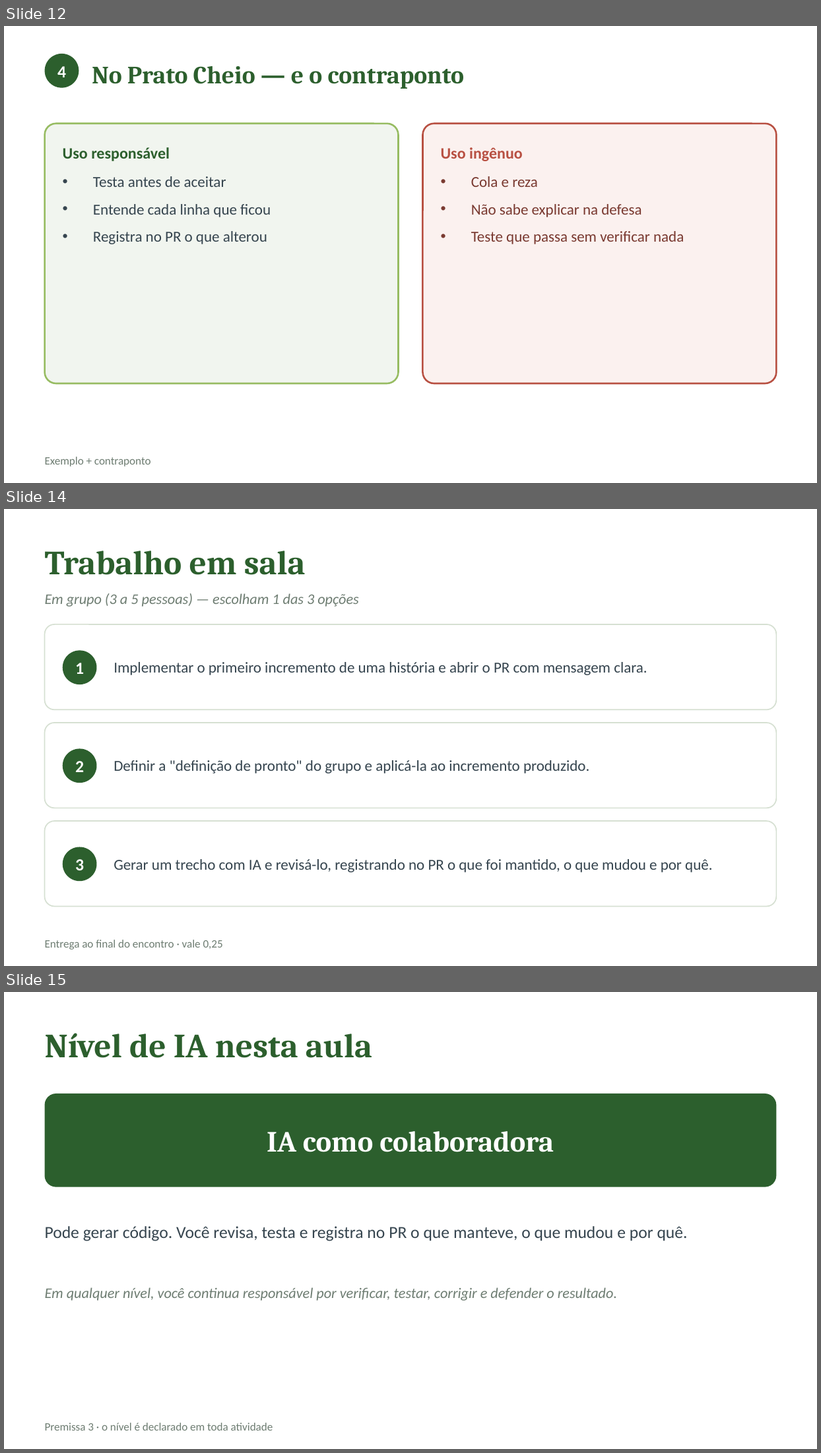
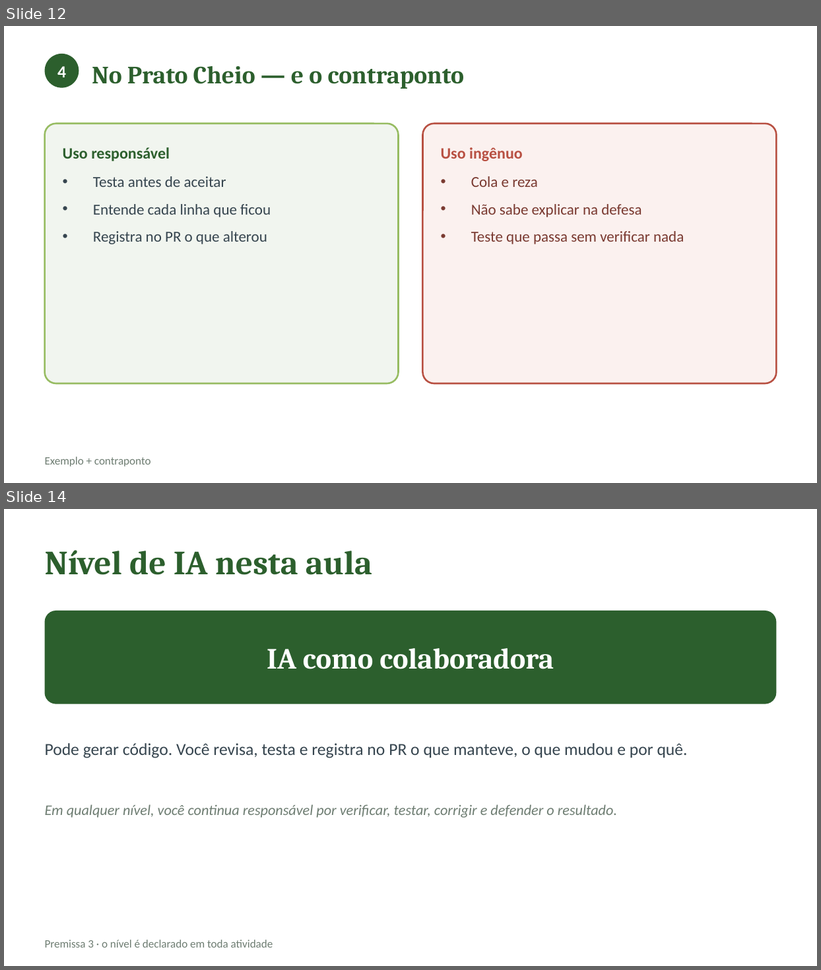
Before and after one commit to CatolicaSC-EngSoft/g1126-analise-projeto-desenvolvimento-agil-alunos, a slide deck: slides/aula-11-construcao-incremental.pptx. Shown one above the other, each under a label of ours: slides 12, 14 and 15 before the commit, slides 12 and 14 after it; the slides between them are not shown. The pictures are 821x1453 and 821x970 pixels, drawn with LibreOffice and Linux fonts; fonts in the diff are those of the drawing. Boxes give left, top, right and bottom in pixels: in the first picture for what was removed or moved away, otherwise in the second. Text is boxed around its words. In the diff, an @@ line names an element or a change of style, - is before the commit and + after.

Commit message:
Unidade 3: produção em sala sem menu; modelos de docs do Trabalho 3

```diff
--- a/slides/aula-11-construcao-incremental.pptx
+++ b/slides/aula-11-construcao-incremental.pptx
@@ slide 14 removed at (4, 509, 817, 966), background #FFFFFF @@
@@ text removed at (45, 551, 306, 575) @@
-Trabalho em sala
@@ text removed at (45, 593, 358, 607) @@
-Em grupo (3 a 5 pessoas) — escolham 1 das 3 opções
@@ rounded rectangle removed at (45, 625, 776, 710) @@
@@ ellipse removed at (63, 650, 96, 685) @@
@@ text removed at (75, 663, 84, 674) @@
-1
@@ text removed at (114, 662, 647, 675) @@
-Implementar o primeiro incremento de uma história e abrir o PR com mensagem clara.
@@ rounded rectangle removed at (45, 723, 776, 808) @@
@@ ellipse removed at (63, 749, 96, 783) @@
@@ text removed at (75, 761, 84, 772) @@
-2
@@ text removed at (114, 760, 589, 774) @@
-Definir a "definição de pronto" do grupo e aplicá-la ao incremento produzido.
@@ rounded rectangle removed at (45, 821, 776, 906) @@
@@ ellipse removed at (63, 848, 96, 881) @@
@@ text removed at (75, 859, 84, 871) @@
-3
@@ text removed at (114, 859, 712, 873) @@
-Gerar um trecho com IA e revisá-lo, registrando no PR o que foi mantido, o que mudou e por quê.
@@ text removed at (45, 940, 223, 950) @@
-Entrega ao final do encontro · vale 0,25
@@ what was slide 15 is now slide 14 @@
```
Also in this commit, not shown: 1 slide changed, 12 other files.
